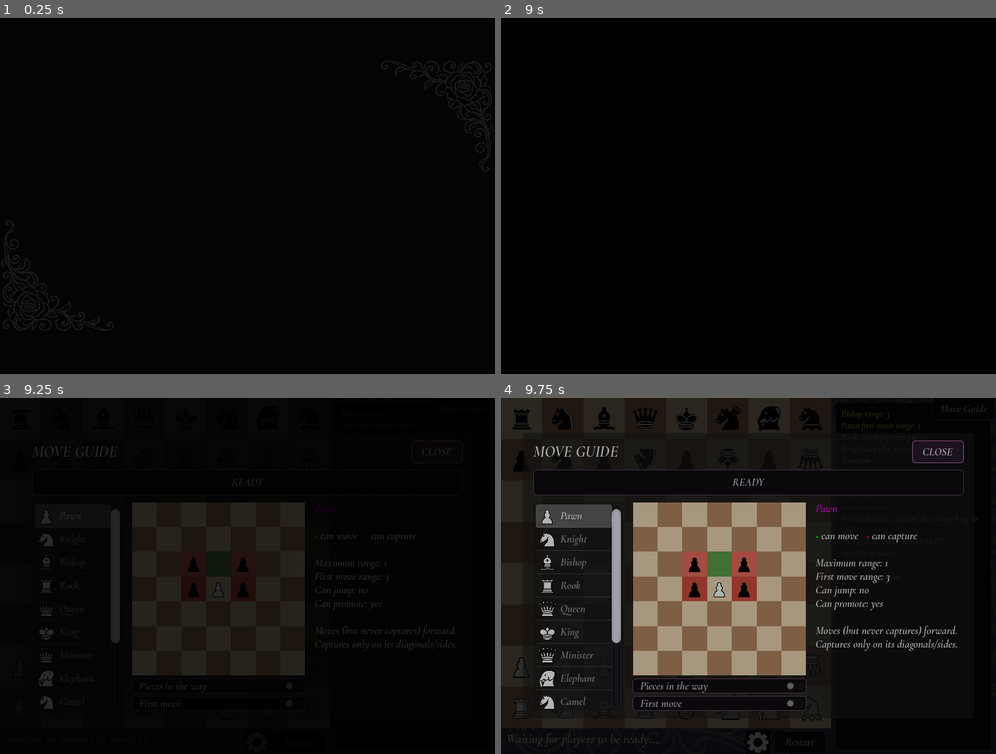
Above: before the commit, frames 1-4 (two rows, left to right).
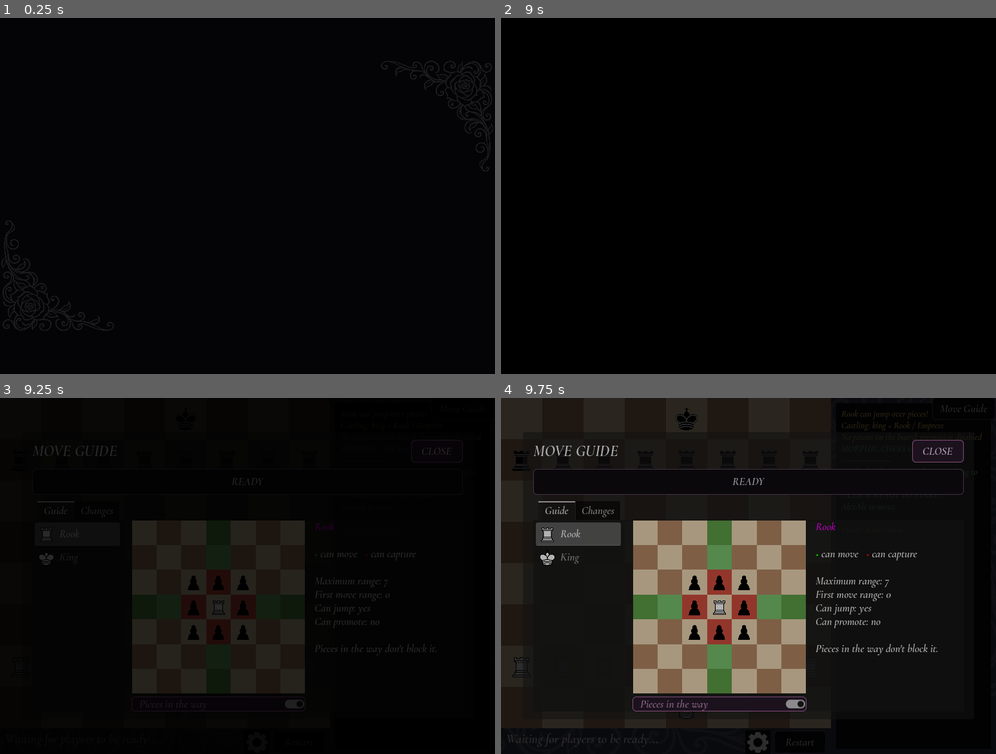
Above: after the commit, the same moments.

Repository: LaRosanera/morphic-chess
Game: Godot game, scene res://Scenes/Main/intro.tscn
Two runs of this game, one before a commit and one after it. Both use one fixed random seed, a clock stepped at 60 frames per second and the inputs below. Sound files missing from this copy of the repository are replaced by a short silence.
Inputs (mouse positions are in pixels of both pictures, inside the frame that each line leads up to):
- Up to frame 1 (0.25 s): no input
- Up to frame 2 (9 s): move the mouse to (857, 178) at 0.52 s; click (857, 178) at 0.67 s; move the mouse to (649, 213) at 1.27 s; click (649, 213) at 1.42 s; move the mouse to (798, 117) at 2.02 s; click (798, 117) at 2.17 s; move the mouse to (723, 267) at 2.77 s; click (723, 267) at 2.92 s; move the mouse to (897, 249) at 3.52 s; click (897, 249) at 3.67 s; click (867, 78) at 4.25 s; click "NEW GAME >" at 5 s; click "NEW GAME >" at 5.75 s; move the mouse to (600, 142) at 6.52 s; click (600, 142) at 6.67 s; click (600, 160) at 7.27 s; type "Alex" at 7.35 s; click (748, 160) at 7.5 s; type "Alex" at 7.58 s; click "START GAME >" at 8 s; click "LOCAL" at 8.75 s
- Up to frame 3 (9.25 s): no input
- Up to frame 4 (9.75 s): click "Move Guide" at 9.5 s

Frames 1-2 are identical in both runs. In frame 3, 5.0% of the frame differs, in the area x 6-93%, y 11-89%; in frame 4, 23%, in the area x 2-98%, y 2-91%.

Commit message:
Update 0.23
--Improved move_guide to describe game logs
--Added random promotions (doesn't apply if there's no pawns
--Randomness only applies to pieces on board
--Added two mutations. Dababa and Zebra

Diff:
--- a/Scenes/Chess/move_guide.tscn
+++ b/Scenes/Chess/move_guide.tscn
@@ -79,52 +79,68 @@
 layout_mode = 2
 text = "READY"
 
-[node name="Body" type="HBoxContainer" parent="Center/Panel/Margin/Main" unique_id=1851759161]
+[node name="Tabs" type="TabContainer" parent="Center/Panel/Margin/Main" unique_id=1851759161]
+unique_name_in_owner = true
+layout_mode = 2
+size_flags_vertical = 3
+
+[node name="Guide" type="HBoxContainer" parent="Center/Panel/Margin/Main/Tabs" unique_id=1851759162]
 layout_mode = 2
 theme_override_constants/separation = 14
 
-[node name="PieceList" type="ItemList" parent="Center/Panel/Margin/Main/Body" unique_id=2003988965]
+[node name="PieceList" type="ItemList" parent="Center/Panel/Margin/Main/Tabs/Guide" unique_id=2003988965]
 unique_name_in_owner = true
 custom_minimum_size = Vector2(140, 0)
 layout_mode = 2
 fixed_icon_size = Vector2i(32, 32)
 
-[node name="BoardColumn" type="VBoxContainer" parent="Center/Panel/Margin/Main/Body" unique_id=1177708228]
+[node name="BoardColumn" type="VBoxContainer" parent="Center/Panel/Margin/Main/Tabs/Guide" unique_id=1177708228]
 layout_mode = 2
 
-[node name="BoardHolder" type="Control" parent="Center/Panel/Margin/Main/Body/BoardColumn" unique_id=410227384]
+[node name="BoardHolder" type="Control" parent="Center/Panel/Margin/Main/Tabs/Guide/BoardColumn" unique_id=410227384]
 custom_minimum_size = Vector2(270, 270)
 clip_contents = true
 layout_mode = 2
 
-[node name="Board" type="Node2D" parent="Center/Panel/Margin/Main/Body/BoardColumn/BoardHolder" unique_id=2072312257]
+[node name="Board" type="Node2D" parent="Center/Panel/Margin/Main/Tabs/Guide/BoardColumn/BoardHolder" unique_id=2072312257]
 scale = Vector2(0.6, 0.6)
 
-[node name="Tiles" type="TileMapLayer" parent="Center/Panel/Margin/Main/Body/BoardColumn/BoardHolder/Board" unique_id=154797648]
+[node name="Tiles" type="TileMapLayer" parent="Center/Panel/Margin/Main/Tabs/Guide/BoardColumn/BoardHolder/Board" unique_id=154797648]
 unique_name_in_owner = true
 tile_set = SubResource("TileSet_guide")
 
-[node name="Highlights" type="Node2D" parent="Center/Panel/Margin/Main/Body/BoardColumn/BoardHolder/Board" unique_id=1214533860]
+[node name="Highlights" type="Node2D" parent="Center/Panel/Margin/Main/Tabs/Guide/BoardColumn/BoardHolder/Board" unique_id=1214533860]
 unique_name_in_owner = true
 
-[node name="Pieces" type="Node2D" parent="Center/Panel/Margin/Main/Body/BoardColumn/BoardHolder/Board" unique_id=739044865]
+[node name="Pieces" type="Node2D" parent="Center/Panel/Margin/Main/Tabs/Guide/BoardColumn/BoardHolder/Board" unique_id=739044865]
 unique_name_in_owner = true
 
-[node name="ObstaclesCheck" type="CheckButton" parent="Center/Panel/Margin/Main/Body/BoardColumn" unique_id=16900319]
+[node name="ObstaclesCheck" type="CheckButton" parent="Center/Panel/Margin/Main/Tabs/Guide/BoardColumn" unique_id=16900319]
 unique_name_in_owner = true
 layout_mode = 2
 text = "Pieces in the way"
 
-[node name="FirstMoveCheck" type="CheckButton" parent="Center/Panel/Margin/Main/Body/BoardColumn" unique_id=1533909392]
+[node name="FirstMoveCheck" type="CheckButton" parent="Center/Panel/Margin/Main/Tabs/Guide/BoardColumn" unique_id=1533909392]
 unique_name_in_owner = true
 layout_mode = 2
 text = "First move"
 
-[node name="Info" type="RichTextLabel" parent="Center/Panel/Margin/Main/Body" unique_id=1322430198]
+[node name="Info" type="RichTextLabel" parent="Center/Panel/Margin/Main/Tabs/Guide" unique_id=1322430198]
 unique_name_in_owner = true
 custom_minimum_size = Vector2(220, 0)
 layout_mode = 2
 size_flags_horizontal = 3
+bbcode_enabled = true
+
+[node name="Changes" type="VBoxContainer" parent="Center/Panel/Margin/Main/Tabs" unique_id=1851759163]
+layout_mode = 2
+
+[node name="ChangesText" type="RichTextLabel" parent="Center/Panel/Margin/Main/Tabs/Changes" unique_id=1851759164]
+unique_name_in_owner = true
+custom_minimum_size = Vector2(0, 270)
+layout_mode = 2
+size_flags_horizontal = 3
+size_flags_vertical = 3
 bbcode_enabled = true
 
 [node name="ButtonAudio" type="AudioStreamPlayer2D" parent="." unique_id=751062643]
--- a/data/settings.json
+++ b/data/settings.json
@@ -6,8 +6,8 @@
 	},
 	"display": {
 		"fullscreen": false,
-		"height": 552,
-		"width": 768
+		"height": 960,
+		"width": 1908
 	},
 	"version": 1
 }
--- a/scripts/chess/chessBoardScript.gd
+++ b/scripts/chess/chessBoardScript.gd
@@ -104,6 +104,10 @@
 	get:
 		return _state.game_types if _state != null else {}
 
+var promo_pool: Array[String]:
+	get:
+		return _state.promo_pool if _state != null else []
+
 var turn: String:
 	get:
 		return _state.turn if _state != null else "white"
@@ -172,7 +176,6 @@
 
 	RuleSetup.register_custom($Rules)
 	_state.rules = RuleSetup.collect($Rules)
-	_state.castle_types = RuleSetup.apply_seeded(_state.rules, rng, _log_writer)
 
 	_spawner = PieceSpawner.new(
 		white_piece_scene,
@@ -192,6 +195,41 @@
 		current_preset = preset_path
 
 	_pending_name = _spawner.spawn_all(current_preset)
+
+	var has_promoter := false
+	for piece in _state.grid.values():
+		var rule: MoveRule = _state.rules.get(MoveRule.type_of(piece))
+		if rule != null and rule.promotes:
+			has_promoter = true
+			break
+
+	if has_promoter:
+		_state.promo_pool = RuleSetup.pick_promo_pool(_state.rules, game_seed)
+	else:
+		_state.promo_pool = []
+
+	var allowed := {}
+	for color in _state.game_types:
+		for t in _state.game_types[color]:
+			allowed[t] = true
+	for t in _state.promo_pool:
+		allowed[t] = true
+
+	_state.castle_types = RuleSetup.apply_seeded(
+		_state.rules,
+		rng,
+		_log_writer,
+		allowed
+	)
+	if has_promoter:
+		var line := "Promotion options: %s" % ", ".join(
+			_state.promo_pool.map(func(t): return t.capitalize())
+		)
+		RuleSetup.changes.append(line)
+		_log(line, GameLog.GOLD)
+	else:
+		RuleSetup.changes.append("Promotion disabled (no pawns on the board)")
+		_log("No pawns on the board: promotion disabled", GameLog.GOLD)
 
 	_promotion_ui.chosen.connect(_on_promo_chosen)
 
--- a/scripts/chess/move_guide.gd
+++ b/scripts/chess/move_guide.gd
@@ -22,6 +22,8 @@
 @onready var obstacles_check: CheckButton = %ObstaclesCheck
 @onready var first_move_check: CheckButton = %FirstMoveCheck
 @onready var info: RichTextLabel = %Info
+@onready var tabs: TabContainer = %Tabs
+@onready var changes_text: RichTextLabel = %ChangesText
 @onready var close_button: Button = %Close
 @onready var button_audio: AudioStreamPlayer2D = %ButtonAudio
 
@@ -61,6 +63,10 @@
 		_redraw()
 	)
 
+	tabs.tab_changed.connect(func(_tab: int) -> void:
+		_play_button_audio()
+	)
+
 
 # --------------------------------------------------
 # OPEN / CLOSE
@@ -74,6 +80,7 @@
 	_ready_colors.clear()
 
 	_build_list()
+	tabs.current_tab = 0
 	visible = true
 	close_button.grab_focus()
 
@@ -95,6 +102,7 @@
 			_ready_colors[normalized] = false
 
 	_build_list()
+	tabs.current_tab = 0
 	visible = true
 	_update_ready_ui()
 	close_button.grab_focus()
@@ -167,11 +175,28 @@
 # PIECE LIST
 # --------------------------------------------------
 
+func _available_types() -> Dictionary:
+	var available := {}
+	if not is_instance_valid(chess_board):
+		return available
+	for color in chess_board.game_types:
+		for piece_type in chess_board.game_types[color]:
+			available[piece_type] = true
+	for piece_type in chess_board.promo_pool:
+		available[piece_type] = true
+	return available
+
+
 func _build_list() -> void:
 	piece_list.clear()
 	_types.clear()
+	_update_changes_tab()
+
+	var available_types := _available_types()
 
 	for piece_type in _rules:
+		if not available_types.is_empty() and not available_types.has(piece_type):
+			continue
 		_types.append(str(piece_type))
 		var icon := _piece_texture(_white_frames, "white_%s" % piece_type)
 		piece_list.add_item(str(piece_type).capitalize(), icon)
@@ -183,6 +208,15 @@
 
 	piece_list.select(0)
 	_show_piece(0)
+
+
+func _update_changes_tab() -> void:
+	var lines: Array[String] = []
+	for entry in RuleSetup.changes:
+		lines.append("[color=gold]•[/color] %s" % entry)
+	if lines.is_empty():
+		lines.append("No changes this game.")
+	changes_text.text = "\n".join(lines)
 
 
 func _on_piece_selected(index: int) -> void:
--- a/scripts/chess/move_rule.gd
+++ b/scripts/chess/move_rule.gd
@@ -30,6 +30,11 @@
 ## 1 = single step / jump, 7 = slides across the board.
 @export var max_range := 1
 
+## How many times a leap repeats. 1 = single jump (normal leaper).
+## Higher = rider: the piece hops again from each landing square.
+## Landing on a piece stops the ride (capture if enemy) unless `jumps` is true.
+@export var leap_range := 1
+
 ## Range for move_only_directions on the piece's first move.
 ## Used for the pawn double step. 0 = no bonus.
 @export var first_move_range := 0
@@ -41,6 +46,40 @@
 
 ## true = piece is replaced by a chosen piece on reaching the far rank.
 @export var promotes := false
+
+var _base: Dictionary
+
+
+func snapshot() -> void:
+	if not _base.is_empty():
+		return
+
+	_base = {
+		"directions": directions.duplicate(),
+		"move_only": move_only_directions.duplicate(),
+		"capture_only": capture_only_directions.duplicate(),
+		"leap": leap_directions.duplicate(),
+		"max_range": max_range,
+		"leap_range": leap_range,
+		"first_move_range": first_move_range,
+		"jumps": jumps,
+		"promotes": promotes,
+	}
+
+
+func restore() -> void:
+	if _base.is_empty():
+		return
+
+	directions.assign(_base["directions"])
+	move_only_directions.assign(_base["move_only"])
+	capture_only_directions.assign(_base["capture_only"])
+	leap_directions.assign(_base["leap"])
+	max_range = _base["max_range"]
+	leap_range = _base["leap_range"]
+	first_move_range = _base["first_move_range"]
+	jumps = _base["jumps"]
+	promotes = _base["promotes"]
 
 
 static func color_of(piece: AnimatedSprite2D) -> String:
@@ -110,12 +149,11 @@
 			board,
 			from,
 			Vector2i(d.x, d.y * flip),
-			1,
+			leap_range,
 			true,
 			true,
 			color,
-			out,
-			true
+			out
 		)
 
 	return out
@@ -129,8 +167,7 @@
 	can_move: bool,
 	can_capture: bool,
 	color: String,
-	out: Array[Vector2i],
-	leap: bool = false
+	out: Array[Vector2i]
 ) -> void:
 	var cell := from
 
@@ -144,7 +181,7 @@
 			if can_capture and color_of(board[cell]) != color:
 				out.append(cell)
 
-			if not (jumps or leap):
+			if not jumps:
 				return
 
 		elif can_move:
--- a/scripts/main/game_state.gd
+++ b/scripts/main/game_state.gd
@@ -16,6 +16,10 @@
 
 ## Piece types allowed to castle with the king. Empty = castling disabled.
 var castle_types := {}
+
+## Piece types pawns may promote to this game. Empty = promotion disabled
+## this game.
+var promo_pool: Array[String] = []
 
 ## Set by move_piece(): {"rook_from", "rook_to"} if the last move was a castle.
 var last_castle := {}
@@ -66,25 +70,14 @@
 	return rule.promotes and to.y == far_rank and not captures_king
 
 
-func promo_options(color: String) -> Array[String]:
+func promo_options(_color: String) -> Array[String]:
 	var options: Array[String] = []
-	var available: Dictionary = game_types[color]
 
 	for piece_type in PROMO_ORDER:
-		if available.has(piece_type) and rules.has(piece_type):
+		if promo_pool.has(piece_type) and rules.has(piece_type):
 			options.append(piece_type)
-
-	# Include other registered custom types not in PROMO_ORDER.
-	for key in available:
-		var piece_type := String(key)
-
-		if piece_type == "pawn" or piece_type == "king":
-			continue
-
-		if not rules.has(piece_type):
-			continue
-
-		if not options.has(piece_type):
+	for piece_type in promo_pool:
+		if rules.has(piece_type) and not options.has(piece_type):
 			options.append(piece_type)
 
 	return options
--- a/scripts/main/rule_setup.gd
+++ b/scripts/main/rule_setup.gd
@@ -8,6 +8,14 @@
 ## All randomness happens in apply_seeded(), once, before any move. Every
 ## peer runs it in the same order with the same seed, so rules stay in sync.
 
+static var changes: Array[String] = []
+
+
+static func _say(game_log: GameLog, text: String) -> void:
+	changes.append(text)
+	game_log.write(text, GameLog.GOLD)
+
+
 const ORTHO: Array[Vector2i] = [
 	Vector2i(1, 0),
 	Vector2i(-1, 0),
@@ -50,6 +58,44 @@
 	Vector2i(-2, 2),
 	Vector2i(-2, -2),
 ]
+
+const ZEBRA: Array[Vector2i] = [
+	Vector2i(2, 3),
+	Vector2i(3, 2),
+	Vector2i(-2, 3),
+	Vector2i(-3, 2),
+	Vector2i(2, -3),
+	Vector2i(3, -2),
+	Vector2i(-2, -3),
+	Vector2i(-3, -2),
+]
+
+const DABBABA: Array[Vector2i] = [
+	Vector2i(2, 0),
+	Vector2i(-2, 0),
+	Vector2i(0, 2),
+	Vector2i(0, -2),
+]
+
+const MUTATIONS: Array[String] = [
+	"range",
+	"pawn_first",
+	"jump",
+	"stepper",
+	"side_capture",
+	"borrow",
+	"extra_leap",
+	"leap_range",
+]
+
+
+static func _add_unique(
+	target: Array[Vector2i],
+	offsets: Array[Vector2i]
+) -> void:
+	for offset in offsets:
+		if not target.has(offset):
+			target.append(offset)
 
 
 static func register_custom(rules_node: Node) -> void:
@@ -103,102 +149,281 @@
 	for child in rules_node.get_children():
 		if child is MoveRule:
 			var rule := child as MoveRule
+			rule.snapshot()
 			rules[rule.piece_type] = rule
 
 	return rules
 
 
+static func _sub_rng(base_seed: int, tag: String) -> RandomNumberGenerator:
+	var sub_rng := RandomNumberGenerator.new()
+	sub_rng.seed = hash("%d:%s" % [base_seed, tag])
+	return sub_rng
+
+
+## Picks from `pool`, keeping only types in `allowed`. Returns "" if none.
+static func _pick(
+	pool: Array,
+	allowed: Dictionary,
+	r: RandomNumberGenerator
+) -> String:
+	var valid: Array = []
+	for t in pool:
+		if allowed.has(t):
+			valid.append(t)
+	if valid.is_empty():
+		return ""
+	return valid[r.randi_range(0, valid.size() - 1)]
+
+
+## Picks a random subset of all piece types that pawns may promote to.
+static func pick_promo_pool(rules: Dictionary, base_seed: int) -> Array[String]:
+	var r := _sub_rng(base_seed, "promo_pool")
+
+	# Sorted so the order never depends on dictionary insertion order.
+	var candidates: Array[String] = []
+	for key in rules:
+		var t := String(key)
+		if t != "pawn" and t != "king":
+			candidates.append(t)
+	candidates.sort()
+
+	# Seeded Fisher-Yates (never Array.shuffle()).
+	for i in range(candidates.size() - 1, 0, -1):
+		var j := r.randi_range(0, i)
+		var tmp := candidates[i]
+		candidates[i] = candidates[j]
+		candidates[j] = tmp
+
+	var count := mini(r.randi_range(2, 6), candidates.size())
+	var pool: Array[String] = []
+	for k in range(count):
+		pool.append(candidates[k])
+	return pool
+
+
 static func apply_seeded(
 	rules: Dictionary,
 	rng: RandomNumberGenerator,
+	game_log: GameLog,
+	allowed: Dictionary
+) -> Dictionary:
+	for rule in rules.values():
+		(rule as MoveRule).restore()
+
+	changes.clear()
+
+	var base_seed := rng.seed
+	var select := _sub_rng(base_seed, "select")
+	var order: Array[String] = MUTATIONS.duplicate()
+	for i in range(order.size() - 1, 0, -1):
+		var j := select.randi_range(0, i)
+		var tmp := order[i]
+		order[i] = order[j]
+		order[j] = tmp
+
+	var count := mini(select.randi_range(3, 6), order.size())
+	for k in range(count):
+		var tag := order[k]
+		_run_mutation(tag, rules, _sub_rng(base_seed, tag), game_log, allowed)
+
+	return _apply_castling(rules, _sub_rng(base_seed, "castling"), game_log)
+
+
+static func _run_mutation(
+	tag: String,
+	rules: Dictionary,
+	r: RandomNumberGenerator,
+	game_log: GameLog,
+	allowed: Dictionary
+) -> void:
+	match tag:
+		"range":
+			_mut_range(rules, r, game_log, allowed)
+		"pawn_first":
+			_mut_pawn_first(rules, r, game_log, allowed)
+		"jump":
+			_mut_jump(rules, r, game_log, allowed)
+		"stepper":
+			_mut_stepper(rules, r, game_log, allowed)
+		"side_capture":
+			_mut_side_capture(rules, r, game_log, allowed)
+		"borrow":
+			_mut_borrow(rules, r, game_log, allowed)
+		"extra_leap":
+			_mut_extra_leap(rules, r, game_log, allowed)
+		"leap_range":
+			_mut_leap_range(rules, r, game_log, allowed)
+
+
+static func _mut_range(
+	rules: Dictionary,
+	r: RandomNumberGenerator,
+	game_log: GameLog,
+	allowed: Dictionary
+) -> void:
+	var piece := _pick(["rook", "bishop", "queen", "king"], allowed, r)
+	if piece == "" or not rules.has(piece):
+		return
+	var value := r.randi_range(2, 3) if piece == "king" else r.randi_range(2, 7)
+	(rules[piece] as MoveRule).max_range = value
+	_say(game_log, "%s range: %d" % [piece.capitalize(), value])
+
+
+static func _mut_pawn_first(
+	rules: Dictionary,
+	r: RandomNumberGenerator,
+	game_log: GameLog,
+	allowed: Dictionary
+) -> void:
+	if not allowed.has("pawn"):
+		return
+	var value := r.randi_range(2, 3)
+	if rules.has("pawn"):
+		(rules["pawn"] as MoveRule).first_move_range = value
+		_say(game_log, "Pawn first move range: %d" % value)
+
+
+static func _mut_jump(
+	rules: Dictionary,
+	r: RandomNumberGenerator,
+	game_log: GameLog,
+	allowed: Dictionary
+) -> void:
+	var piece := _pick(["rook", "bishop"], allowed, r)
+	if piece == "" or not rules.has(piece):
+		return
+	(rules[piece] as MoveRule).jumps = true
+	_say(game_log, "%s can jump over pieces!" % piece.capitalize())
+
+
+static func _mut_stepper(
+	rules: Dictionary,
+	r: RandomNumberGenerator,
+	game_log: GameLog,
+	allowed: Dictionary
+) -> void:
+	var piece := _pick(["knight", "bishop", "rook"], allowed, r)
+	if piece == "" or not rules.has(piece):
+		return
+
+	var rule: MoveRule = rules[piece]
+	match piece:
+		"rook":
+			_add_unique(rule.leap_directions, DIAG)
+		"bishop":
+			_add_unique(rule.leap_directions, ORTHO)
+		_:
+			_add_unique(rule.leap_directions, ORTHO)
+			_add_unique(rule.leap_directions, DIAG)
+	_say(game_log, "%s can also step one square" % piece.capitalize())
+
+
+static func _mut_side_capture(
+	rules: Dictionary,
+	r: RandomNumberGenerator,
+	game_log: GameLog,
+	allowed: Dictionary
+) -> void:
+	if not allowed.has("pawn"):
+		return
+	r.randf()
+	if rules.has("pawn"):
+		var rule: MoveRule = rules["pawn"]
+		_add_unique(
+			rule.capture_only_directions,
+			[Vector2i(1, 0), Vector2i(-1, 0)]
+		)
+		_say(game_log, "Pawns can capture sideways")
+
+
+static func _mut_borrow(
+	rules: Dictionary,
+	r: RandomNumberGenerator,
+	game_log: GameLog,
+	allowed: Dictionary
+) -> void:
+	var piece := _pick(["bishop", "rook", "queen", "king"], allowed, r)
+	if piece == "" or not rules.has(piece):
+		return
+	var move_name: String
+	var offsets: Array[Vector2i]
+	match r.randi_range(0, 2):
+		0:
+			move_name = "Knight"
+			offsets = KNIGHT
+		1:
+			move_name = "Camel"
+			offsets = CAMEL
+		_:
+			move_name = "Zebra"
+			offsets = ZEBRA
+
+	_add_unique((rules[piece] as MoveRule).leap_directions, offsets)
+	_say(game_log, "%s also moves like a %s" % [piece.capitalize(), move_name])
+
+
+static func _mut_extra_leap(
+	rules: Dictionary,
+	r: RandomNumberGenerator,
+	game_log: GameLog,
+	allowed: Dictionary
+) -> void:
+	var piece := _pick(["pawn", "knight", "man", "minister"], allowed, r)
+	if piece == "" or not rules.has(piece):
+		return
+	var move_name: String
+	var offsets: Array[Vector2i]
+	if r.randi_range(0, 1) == 0:
+		move_name = "Alfil"
+		offsets = ALFIL
+	else:
+		move_name = "Dabbaba"
+		offsets = DABBABA
+
+	_add_unique((rules[piece] as MoveRule).leap_directions, offsets)
+	_say(game_log, "%s also leaps like an %s" % [piece.capitalize(), move_name])
+
+
+static func _mut_leap_range(
+	rules: Dictionary,
+	r: RandomNumberGenerator,
+	game_log: GameLog,
+	allowed: Dictionary
+) -> void:
+	var piece := _pick(["elephant", "camel", "princess", "empress"], allowed, r)
+	if piece == "" or not rules.has(piece):
+		return
+	var value := r.randi_range(2, 4)
+	(rules[piece] as MoveRule).leap_range = value
+	_say(game_log, "%s leap range: %d" % [piece.capitalize(), value])
+
+
+static func _apply_castling(
+	rules: Dictionary,
+	r: RandomNumberGenerator,
 	game_log: GameLog
 ) -> Dictionary:
-	# FEATURE 1: Randomize a standard sliding piece's range.
-	var sliding_pieces := ["rook", "bishop", "queen", "king", "elephant"]
-	var chosen_piece: String = sliding_pieces[
-		rng.randi_range(0, sliding_pieces.size() - 1)
-	]
-
-	if rules.has(chosen_piece):
-		var rule: MoveRule = rules[chosen_piece]
-		rule.max_range = rng.randi_range(2, 7)
-
-		game_log.write(
-			"%s range: %d" % [chosen_piece.capitalize(), rule.max_range],
-			GameLog.GOLD
-		)
-
-	# FEATURE 2: Randomize the pawn's first move distance.
-	if rules.has("pawn"):
-		var pawn_rule: MoveRule = rules["pawn"]
-		pawn_rule.first_move_range = rng.randi_range(2, 3)
-
-		game_log.write(
-			"Pawn first move range: %d" % pawn_rule.first_move_range,
-			GameLog.GOLD
-		)
-
-	# FEATURE 3: Give a standard sliding piece the ability to jump.
-	var jump_pieces := ["rook", "bishop"]
-	var jump_piece: String = jump_pieces[
-		rng.randi_range(0, jump_pieces.size() - 1)
-	]
-
-	if rules.has(jump_piece):
-		var jump_rule: MoveRule = rules[jump_piece]
-		jump_rule.jumps = true
-
-		game_log.write(
-			"%s can jump over pieces!" % jump_piece.capitalize(),
-			GameLog.GOLD
-		)
-		# FEATURE 4: a random piece can also step one square any direction.
-	var stepper_pool := ["knight", "bishop", "rook"]
-	var stepper: String = stepper_pool[rng.randi_range(0, stepper_pool.size() - 1)]
-	var step_roll := rng.randf()
-
-	if step_roll < 0.5 and rules.has(stepper):
-		var step_rule: MoveRule = rules[stepper]
-		step_rule.leap_directions.append_array(ORTHO)
-		step_rule.leap_directions.append_array(DIAG)
-		game_log.write(
-			"%s can also step one square any direction" % stepper.capitalize(),
-			GameLog.GOLD
-		)
-
-	# FEATURE 5: pawns can capture sideways.
-	var side_roll := rng.randf()
-
-	if side_roll < 0.4 and rules.has("pawn"):
-		var side_rule: MoveRule = rules["pawn"]
-		side_rule.capture_only_directions.append(Vector2i(1, 0))
-		side_rule.capture_only_directions.append(Vector2i(-1, 0))
-		game_log.write("Pawns can capture sideways", GameLog.GOLD)
-
-	# FEATURE 6: castling. 15% off, 50% rook + empress, 35% those plus one
-	# random extra piece type.
 	var extra_pool := [
 		"bishop", "knight", "queen", "amazon", "princess",
 		"camel", "elephant", "minister", "man"
 	]
-	var extra: String = extra_pool[rng.randi_range(0, extra_pool.size() - 1)]
-	var castle_roll := rng.randi_range(0, 99)
+	var extra: String = extra_pool[r.randi_range(0, extra_pool.size() - 1)]
+	var castle_roll := r.randi_range(0, 99)
 	var castle_types := {}
 
 	if castle_roll < 15:
-		game_log.write("Castling is disabled", GameLog.GOLD)
-	else:
-		for t in ["rook", "empress"]:
-			if rules.has(t):
-				castle_types[t] = true
-
-		if castle_roll >= 65 and rules.has(extra):
-			castle_types[extra] = true
-
-		var names: Array[String] = []
-		for t in castle_types:
-			names.append(String(t).capitalize())
-
-		game_log.write("Castling: king + %s" % " / ".join(names), GameLog.GOLD)
-
+		_say(game_log, "Castling is disabled")
+		return castle_types
+
+	for piece in ["rook", "empress"]:
+		if rules.has(piece):
+			castle_types[piece] = true
+	if castle_roll >= 65 and rules.has(extra):
+		castle_types[extra] = true
+
+	var names: Array[String] = []
+	for piece in castle_types:
+		names.append(String(piece).capitalize())
+	_say(game_log, "Castling: king + %s" % " / ".join(names))
 	return castle_types
